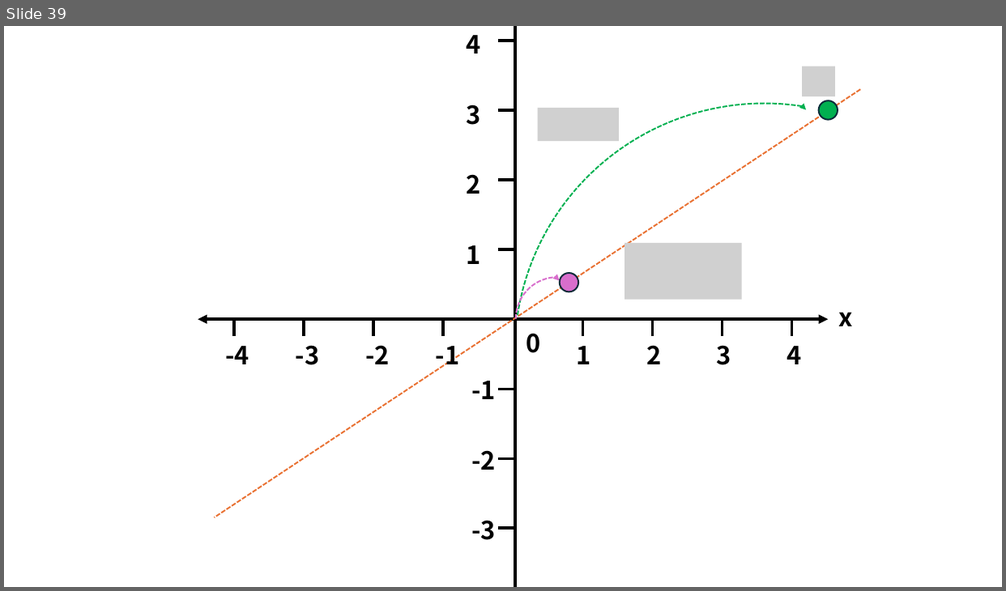
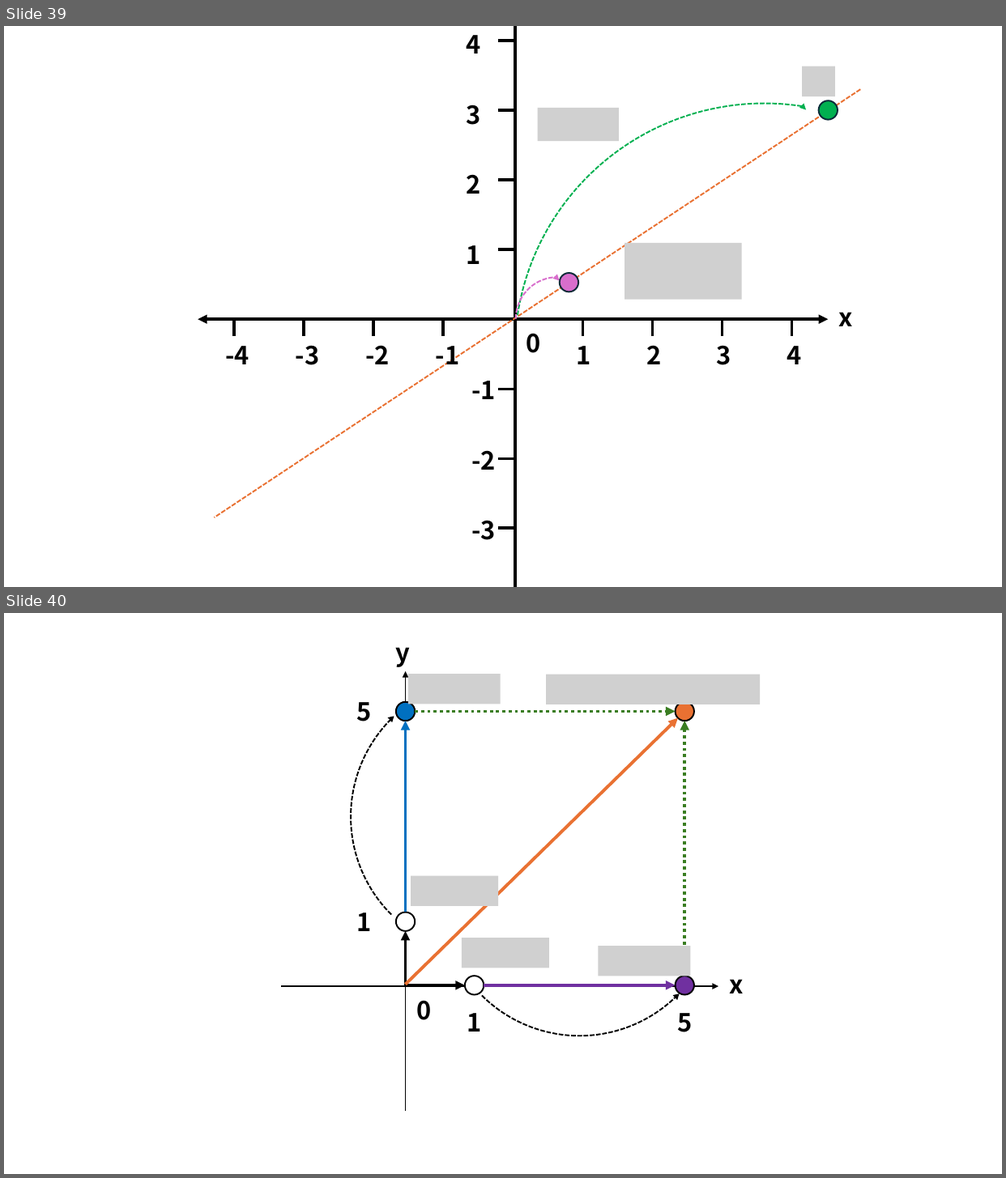
Before and after one commit to corn1200/GameMath-example, a slide deck: img/그림.pptx. Shown one above the other, each under a label of ours: slide 39 before the commit, slides 39 and 40 after it. The pictures are 1006x591 and 1006x1178 pixels, drawn with LibreOffice and Linux fonts; fonts in the diff are those of the drawing; grey boxes stand for pictures. Boxes give left, top, right and bottom in pixels: in the first picture for what was removed or moved away, otherwise in the second. Text is boxed around its words. In the diff, an @@ line names an element or a change of style, - is before the commit and + after.

```diff
--- a/img/그림.pptx
+++ b/img/그림.pptx
@@ slide 40 added at box(4, 613, 1002, 1174), background #FFFFFF @@
@@ arc (boxed as its full ellipse) added at box(293, 621, 685, 1012), outline #000000 1.5 pt dashed @@
@@ text added at box(396, 647, 411, 667), 24 pt, text #000000, bold @@
+y
@@ arrow added from (405, 1111) to (405, 671), #000000 1 pt @@
@@ picture added at box(408, 674, 501, 704) @@
@@ picture added at box(546, 675, 760, 705) @@
@@ text added at box(357, 702, 372, 722), 24 pt, text #000000, bold @@
+5
@@ arc (boxed as its full ellipse) added at box(384, 701, 776, 1093), outline #000000 1.5 pt dashed @@
@@ ellipse added at box(396, 702, 415, 721), fill #0070C0, outline #000000 1.5 pt @@
@@ ellipse added at box(675, 702, 694, 721), fill #E97132, outline #000000 1.5 pt @@
@@ triangle added at box(388, 714, 397, 723), fill #000000 @@
@@ arrow added from (405, 913) to (405, 721), #0070C0 3 pt @@
@@ arrow added from (405, 984) to (678, 717), #E97132 3 pt @@
@@ arrow added from (415, 711) to (675, 711), #3B7D23 3 pt dashed @@
@@ arrow added from (684, 976) to (684, 721), #3B7D23 3 pt dashed @@
@@ picture added at box(411, 875, 498, 905) @@
@@ text added at box(357, 913, 372, 931), 24 pt, text #000000, bold @@
+1
@@ ellipse added at box(396, 913, 415, 931), fill #FFFFFF, outline #000000 1.5 pt @@
@@ arrow added from (405, 986) to (405, 931), #000000 3 pt @@
@@ picture added at box(462, 938, 549, 968) @@
@@ picture added at box(599, 946, 691, 976) @@
@@ ellipse added at box(465, 976, 484, 995), fill #FFFFFF, outline #000000 1.5 pt @@
@@ ellipse added at box(675, 976, 694, 995), fill #7030A0, outline #000000 1.5 pt @@
@@ arrow added from (281, 986) to (719, 986), #000000 1 pt @@
@@ arrow added from (405, 986) to (465, 986), #000000 3 pt @@
@@ text added at box(417, 1000, 432, 1020), 24 pt, text #000000, bold @@
+0
@@ arrow added from (484, 986) to (675, 986), #7030A0 3 pt @@
@@ triangle added at box(673, 992, 682, 1001), fill #000000 @@
@@ text added at box(730, 979, 744, 994), 24 pt, text #000000, bold @@
+x
@@ text added at box(467, 1013, 481, 1032), 24 pt, text #000000, bold @@
+1
@@ text added at box(677, 1013, 692, 1033), 24 pt, text #000000, bold @@
+5
```
Also in this commit, not shown: 2 other slides added, 4 other files.
